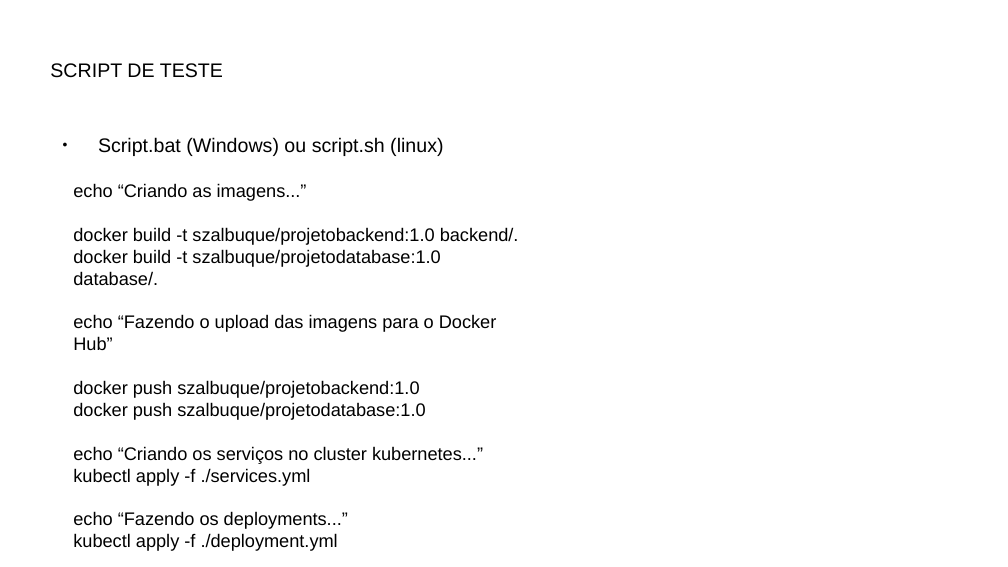
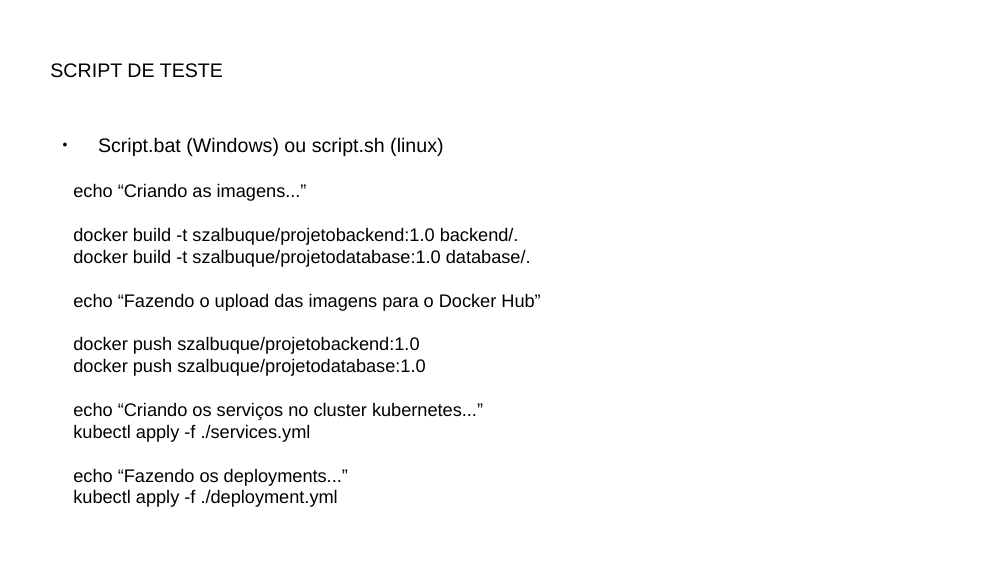
Before and after one commit to szalbuque/DevopsDio.me, a slide deck: slide 11 of Kubernetes - desafio/Kubernetes - Projeto 1.odp (slide 12 before the commit). Drawn at 1008x567 pixels with LibreOffice and Linux fonts; fonts in the diff are those of the drawing; background and template pictures are left out. Boxes give left, top, right and bottom in pixels: in the first picture for what was removed or moved away, otherwise in the second. Text is boxed around its words. In the diff, an @@ line names an element or a change of style, - is before the commit and + after.

Commit message:
agarrada no erro da imagem do database

```diff
--- a/Kubernetes - desafio/Kubernetes - Projeto 1.odp
+++ b/Kubernetes - desafio/Kubernetes - Projeto 1.odp
@@ text "echo “Criando as imagens...”" rewrapped from bbox=[73, 183, 519, 529] to bbox=[73, 183, 540, 507] @@
```
Also in this commit, not shown: 3 other slides changed, 1 slide removed, 7 other files.
